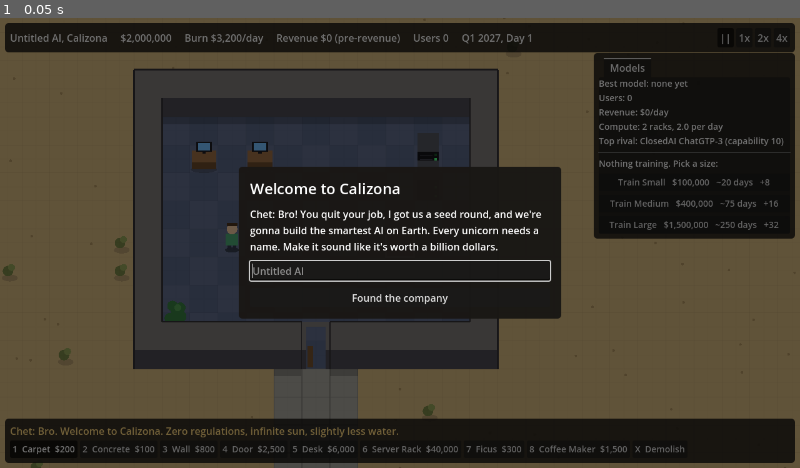
Above: before the commit, frame 1.
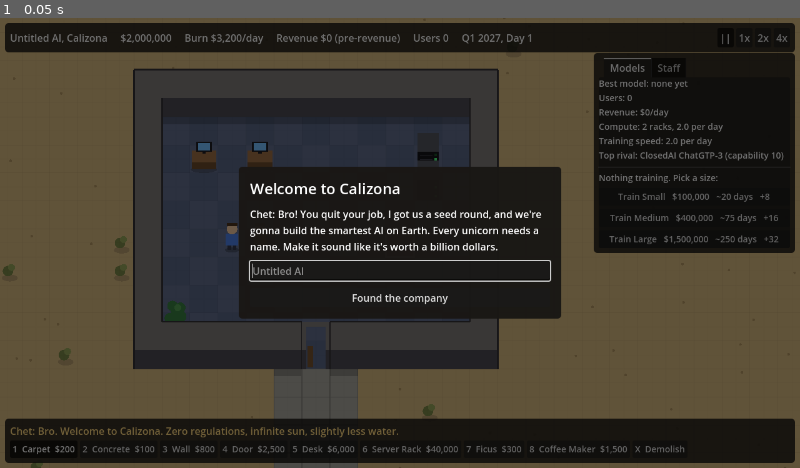
Above: after the commit, the same moment.

Repository: noahmvanderpol-source/AiTycoon
Game: Godot game, scene res://scenes/main.tscn
Two runs of this game, one before a commit and one after it. Both use one fixed random seed, a clock stepped at 60 frames per second and the inputs below.
Inputs:
- Up to frame 1 (0.05 s): no input

The runs differ from the first frame. In frame 1, 2.1% of the frame differs, in the area x 28-100%, y 10-53%.

Commit message:
Add hiring and job assignment for staff
The Staff tab hires Researchers, Engineers and Marketers and assigns
each a job. Staff claim a free desk or server rack, walk there and work;
research speeds up training, engineering adds compute and growth adds
users. Off-role work counts half.

Co-Authored-By: Claude Opus 5.5 (1M context) <noreply@anthropic.com>
Claude-Session: https://claude.ai/code/session_01TSwWZ7aWjsryxDYJgF42d6

Diff:
--- a/scripts/main.gd
+++ b/scripts/main.gd
@@ -1,6 +1,6 @@
 extends Node2D
 ## Starter map: a small pre-built office in the Calizona desert, plus a handful of
-## construction tools (Prison Architect style: you build, staff wander around).
+## construction tools (Prison Architect style: you build and assign jobs, staff do the rest).
 ## Server racks give compute, compute trains models, and models win users, who pay.
 
 const TILE := 32
@@ -11,7 +11,9 @@
 const PAN_SPEED := 700.0
 const SECONDS_PER_DAY := 900.0 / 91.0  # 15 real minutes per quarter at 1x
 const START_YEAR := 2027
-const SALARY_PER_DAY := 1200
+const FOUNDER_SALARY := 1200  # the founders took equity instead (the fools)
+const RECRUITER_FEE := 5000
+const SEVERANCE_DAYS := 5
 const RACK_POWER_PER_DAY := 400
 const REVENUE_PER_USER := 0.05  # dollars per user per day
 const WIN_CAPABILITY := 100
@@ -22,6 +24,24 @@
 	{"name": "Medium", "suffix": "Pro", "cost": 400_000, "work": 150.0, "gain": 16},
 	{"name": "Large", "suffix": "Ultra", "cost": 1_500_000, "work": 500.0, "gain": 32},
 ]
+
+# Who you can hire. A role decides salary and shirt; it does its matching job at full speed.
+const ROLES := {
+	"researcher": {"name": "Researcher", "salary": 1800, "shirt": Color(0.3, 0.5, 0.9)},
+	"engineer": {"name": "Engineer", "salary": 1400, "shirt": Color(0.95, 0.6, 0.2)},
+	"marketer": {"name": "Marketer", "salary": 1000, "shirt": Color(0.9, 0.4, 0.7)},
+}
+# Jobs you assign. at: what the job needs to work at. Anyone can do any job, at half speed off-role.
+const JOBS := {
+	"research": {"name": "Research", "at": "desk", "role": "researcher"},
+	"engineering": {"name": "Engineering", "at": "rack", "role": "engineer"},
+	"growth": {"name": "Growth", "at": "desk", "role": "marketer"},
+	"none": {"name": "Slack off", "at": "", "role": ""},
+}
+const JOB_ORDER := ["research", "engineering", "growth", "none"]
+const FIRST_NAMES := ["Brayden", "Priya", "Skyler", "Dmitri", "Kai", "Megan", "Tobias", "Aiko", "Jaxon",
+	"Fatima", "Chad", "Lena", "Rohan", "Sienna", "Mateo", "Zoe", "Gunnar", "Imani", "Theo", "Wren"]
+const NO_SEAT := Vector2i(-1, -1)
 
 # Rival labs follow a script: [day, lab, model, capability].
 const RIVAL_RELEASES := [
@@ -59,6 +79,8 @@
 	"Ficus plants boost morale by 0%. Investors love them though.",
 	"Revenue? We're pre-revenue. That's a vibe, not a problem.",
 	"More Server Racks means more compute means faster training. It's literally just math, bro.",
+	"Researchers at desks train models faster. Engineers babysit racks for extra compute. Marketers at desks get users.",
+	"Assign jobs in the Staff tab. You don't tell people what to do, you tell them what their job is. Leadership.",
 	"Users are revenue. Revenue is users. I learned that at Stanford. Well, near Stanford.",
 	"Right-click demolishes stuff. Like the old office culture. Disrupted.",
 	"Every door is an open door policy if you think about it.",
@@ -87,7 +109,7 @@
 var paint_tiles := {}
 var panning := false
 
-var staff := []  # [{pos, path, wait, shirt}]
+var staff := []  # [{name, role, job, salary, pos, path, wait, seat, spot, working, label}]
 var astar := AStarGrid2D.new()
 var rng := RandomNumberGenerator.new()
 var _day_timer := 0.0
@@ -107,6 +129,8 @@
 var train_label: Label
 var train_bar: ProgressBar
 var train_buttons := []
+var staff_label: Label
+var staff_list: VBoxContainer
 var modal: Control  # the open pop-up, if any; the game pauses under it
 var modal_button: Button
 var _speed_before_modal := 1
@@ -121,8 +145,8 @@
 	astar.diagonal_mode = AStarGrid2D.DIAGONAL_MODE_ONLY_IF_NO_OBSTACLES
 	astar.update()
 	_refresh_walkable()
-	for shirt in [Color(0.85, 0.35, 0.3), Color(0.3, 0.65, 0.45)]:
-		staff.append({"pos": _tile_center(Vector2i(27, 22)), "path": PackedVector2Array(), "wait": rng.randf_range(0.5, 2.0), "shirt": shirt})
+	_add_staff("researcher", _tile_center(Vector2i(27, 22)), FOUNDER_SALARY)
+	_add_staff("engineer", _tile_center(Vector2i(28, 22)), FOUNDER_SALARY)
 
 	camera = Camera2D.new()
 	camera.position = _tile_center(Vector2i(33, 22))
@@ -223,6 +247,7 @@
 	tabs.focus_mode = Control.FOCUS_NONE
 	side.add_child(tabs)
 	_build_models_tab()
+	_build_staff_tab()
 
 	cost_label = Label.new()
 	cost_label.add_theme_color_override("font_outline_color", Color.BLACK)
@@ -269,22 +294,92 @@
 
 func _update_models_tab() -> void:
 	var best := "none yet" if models.is_empty() else "%s (capability %d)" % [models.back().name, models.back().cap]
-	models_label.text = "Best model: %s\nUsers: %s\nRevenue: %s/day\nCompute: %d racks, %.1f per day\nTop rival: %s %s (capability %d)" % [
-		best, _num(int(users)), _money(revenue_today), _racks(), _compute_per_day(), rival[1], rival[2], rival[3]]
+	models_label.text = "Best model: %s\nUsers: %s\nRevenue: %s/day\nCompute: %d racks, %.1f per day\nTraining speed: %.1f per day\nTop rival: %s %s (capability %d)" % [
+		best, _num(int(users)), _money(revenue_today), _racks(), _compute_per_day(), _training_speed(), rival[1], rival[2], rival[3]]
 	var compute := _compute_per_day()
 	if training.is_empty():
 		train_label.text = "Nothing training. Pick a size:" if _racks() > 0 else "Build a Server Rack to train models."
 		train_bar.visible = false
 	else:
-		var days_left := "?" if compute <= 0.0 else str(ceili((training.work - training.done) / compute))
+		var days_left := "?" if compute <= 0.0 else str(ceili((training.work - training.done) / _training_speed()))
 		train_label.text = "Training %s (capability %d), %s days left" % [training.name, training.cap, days_left]
 		train_bar.visible = true
 		train_bar.value = 100.0 * training.done / training.work
 	for i in MODEL_SIZES.size():
 		var size: Dictionary = MODEL_SIZES[i]
-		var days := "?" if compute <= 0.0 else str(ceili(_train_work(i) / compute))
+		var days := "?" if compute <= 0.0 else str(ceili(_train_work(i) / _training_speed()))
 		train_buttons[i].text = "Train %s   %s   ~%s days   +%d" % [size.name, _money(_train_cost(i)), days, size.gain]
 		train_buttons[i].disabled = not training.is_empty() or _train_cost(i) > money or _racks() == 0
+
+
+func _build_staff_tab() -> void:
+	var box := _tab_box("Staff")
+	staff_label = _wrap_label(box)
+	for role in ROLES:
+		var b := Button.new()
+		b.text = "Hire %s   %s/day" % [ROLES[role].name, _money(ROLES[role].salary)]
+		b.focus_mode = Control.FOCUS_NONE
+		b.add_theme_font_size_override("font_size", 14)
+		b.pressed.connect(_hire.bind(role))
+		box.add_child(b)
+	box.add_child(HSeparator.new())
+	var scroll := ScrollContainer.new()
+	scroll.custom_minimum_size.y = 250
+	scroll.horizontal_scroll_mode = ScrollContainer.SCROLL_MODE_DISABLED
+	box.add_child(scroll)
+	staff_list = VBoxContainer.new()
+	staff_list.size_flags_horizontal = Control.SIZE_EXPAND_FILL
+	scroll.add_child(staff_list)
+	_rebuild_staff_list()
+
+
+func _rebuild_staff_list() -> void:
+	for c in staff_list.get_children():
+		c.queue_free()
+	for s in staff:
+		var row := HBoxContainer.new()
+		staff_list.add_child(row)
+		var dot := ColorRect.new()
+		dot.color = ROLES[s.role].shirt
+		dot.custom_minimum_size = Vector2(8, 30)
+		row.add_child(dot)
+		var l := Label.new()
+		l.add_theme_font_size_override("font_size", 12)
+		l.size_flags_horizontal = Control.SIZE_EXPAND_FILL
+		l.clip_text = true
+		row.add_child(l)
+		s.label = l
+		var opt := OptionButton.new()
+		opt.focus_mode = Control.FOCUS_NONE
+		opt.add_theme_font_size_override("font_size", 12)
+		for j in JOB_ORDER:
+			opt.add_item(JOBS[j].name)
+		opt.selected = JOB_ORDER.find(s.job)
+		opt.item_selected.connect(_set_job.bind(s))
+		row.add_child(opt)
+		var fire := Button.new()
+		fire.text = "Fire"
+		fire.focus_mode = Control.FOCUS_NONE
+		fire.add_theme_font_size_override("font_size", 12)
+		fire.tooltip_text = "Severance: %d days of salary" % SEVERANCE_DAYS
+		fire.pressed.connect(_fire.bind(s))
+		row.add_child(fire)
+
+
+func _update_staff_tab() -> void:
+	var payroll := 0
+	for s in staff:
+		payroll += s.salary
+		var status := "Slacking off"
+		if s.working:
+			status = "Working"
+		elif s.seat != NO_SEAT:
+			status = "Heading to work"
+		elif JOBS[s.job].at != "":
+			status = "Needs a free %s" % ("desk" if JOBS[s.job].at == "desk" else "server rack")
+		s.label.text = "%s, %s\n%s" % [s.name, ROLES[s.role].name, status]
+	staff_label.text = "%d staff, payroll %s/day\nWorking now: Research %.1f, Engineering %.1f, Growth %.1f" % [
+		staff.size(), _money(payroll), _workforce("research"), _workforce("engineering"), _workforce("growth")]
 
 
 # A centered pop-up that pauses the game until its button is pressed.
@@ -369,6 +464,7 @@
 	top_label.text = "%s, Calizona     %s     Burn %s/day     %s     Users %s     Q%d %d, Day %d" % [
 		company, _money(money), _money(burn), revenue, _num(int(users)), q % 4 + 1, START_YEAR + q / 4, (day - 1) % 91 + 1]
 	_update_models_tab()
+	_update_staff_tab()
 
 
 func _num(v: int) -> String:
@@ -596,7 +692,10 @@
 
 
 func _daily_burn() -> int:
-	return staff.size() * SALARY_PER_DAY + _racks() * RACK_POWER_PER_DAY
+	var payroll := 0
+	for s in staff:
+		payroll += s.salary
+	return payroll + _racks() * RACK_POWER_PER_DAY
 
 
 # --- Models, users and rivals ------------------------------------------------
@@ -617,8 +716,14 @@
 	return n
 
 
+# Each engineer tending a rack adds half a rack's worth of compute.
 func _compute_per_day() -> float:
-	return float(_racks())
+	return _racks() + 0.5 * _workforce("engineering")
+
+
+# Researchers make every unit of compute count for more.
+func _training_speed() -> float:
+	return _compute_per_day() * (1.0 + 0.25 * _workforce("research"))
 
 
 func _best_cap() -> int:
@@ -651,7 +756,7 @@
 func _tick_training() -> void:
 	if training.is_empty():
 		return
-	training.done += _compute_per_day()
+	training.done += _training_speed()
 	if training.done < training.work:
 		return
 	models.append({"name": training.name, "cap": training.cap, "day": day})
@@ -665,8 +770,9 @@
 	var cap := _best_cap()
 	if cap == 0:
 		return 0.0
-	# More capable models attract more users, and losing to the best rival costs share.
-	return 2500.0 * pow(cap, 1.5) * clampf(float(cap) / rival[3], 0.3, 1.5)
+	# More capable models attract more users, losing to the best rival costs share,
+	# and marketers find more people to sell to.
+	return 2500.0 * pow(cap, 1.5) * clampf(float(cap) / rival[3], 0.3, 1.5) * (1.0 + 0.2 * _workforce("growth"))
 
 
 func _tick_users() -> void:
@@ -700,6 +806,93 @@
 	_refresh_walkable()
 	for s in staff:
 		s.path = PackedVector2Array()
+		s.working = false
+		# Lose the workstation if it was demolished or its spot got blocked.
+		if s.seat != NO_SEAT and (objects.get(s.seat) != JOBS[s.job].at or not _walkable(s.spot)):
+			s.seat = NO_SEAT
+
+
+func _add_staff(role: String, pos: Vector2, salary: int) -> void:
+	var taken := staff.map(func(s): return s.name)
+	var name := ""
+	for i in 20:
+		name = "%s %s." % [FIRST_NAMES[rng.randi() % FIRST_NAMES.size()], char(65 + rng.randi() % 26)]
+		if not taken.has(name):
+			break
+	var job := ""
+	for j in JOBS:
+		if JOBS[j].role == role:
+			job = j
+	staff.append({"name": name, "role": role, "job": job, "salary": salary, "pos": pos,
+		"path": PackedVector2Array(), "wait": rng.randf_range(0.5, 2.0), "seat": NO_SEAT,
+		"spot": NO_SEAT, "working": false, "label": null})
+
+
+func _hire(role: String) -> void:
+	if money < RECRUITER_FEE:
+		_chet("We can't even afford the recruiter, bro. Ramen budget.")
+		return
+	money -= RECRUITER_FEE
+	var door := Vector2i(30, 30)
+	var spots := floor_tiles.keys().filter(_walkable)
+	var at: Vector2i = door if _walkable(door) or spots.is_empty() else spots[rng.randi() % spots.size()]
+	_add_staff(role, _tile_center(at), ROLES[role].salary)
+	_rebuild_staff_list()
+	_chet(["Got us a researcher. PhD in something. Didn't read the thesis. Vibes were right.",
+		"New engineer. Says she can make the racks go brrr. I believe her.",
+		"Hired a marketer. He's already called our model 'basically sentient'. Legally risky, emotionally correct."][ROLES.keys().find(role)])
+
+
+func _fire(s: Dictionary) -> void:
+	money -= s.salary * SEVERANCE_DAYS
+	staff.erase(s)
+	_rebuild_staff_list()
+	_chet("%s has been offboarded. I told them it's not a layoff, it's a 'talent release'." % s.name)
+
+
+func _set_job(index: int, s: Dictionary) -> void:
+	s.job = JOB_ORDER[index]
+	s.seat = NO_SEAT
+	s.working = false
+	s.path = PackedVector2Array()
+	s.wait = 0.0
+
+
+# How much work a job is getting right now: one per person at their station, half if off-role.
+func _workforce(job: String) -> float:
+	var n := 0.0
+	for s in staff:
+		if s.working and s.job == job:
+			n += 1.0 if s.role == JOBS[job].role else 0.5
+	return n
+
+
+# Where someone stands to use a desk or rack: a free walkable neighbor, front side first.
+func _station_spot(t: Vector2i, kind: String) -> Vector2i:
+	var sides := [Vector2i.UP, Vector2i.LEFT, Vector2i.RIGHT, Vector2i.DOWN] if kind == "desk" \
+		else [Vector2i.DOWN, Vector2i.LEFT, Vector2i.RIGHT, Vector2i.UP]
+	for d in sides:
+		var spot: Vector2i = t + d
+		if _walkable(spot) and not staff.any(func(o): return o.spot == spot and o.seat != NO_SEAT):
+			return spot
+	return NO_SEAT
+
+
+func _find_station(s: Dictionary, here: Vector2i) -> void:
+	var kind: String = JOBS[s.job].at
+	var best_len := 1 << 30
+	for t in objects:
+		if objects[t] != kind or staff.any(func(o): return o.seat == t):
+			continue
+		var spot := _station_spot(t, kind)
+		if spot == NO_SEAT:
+			continue
+		var path := astar.get_id_path(here, spot)
+		if (path.is_empty() and here != spot) or path.size() >= best_len:
+			continue
+		best_len = path.size()
+		s.seat = t
+		s.spot = spot
 
 
 func _update_staff(delta: float) -> void:
@@ -710,10 +903,22 @@
 			s.pos = _tile_center(spots[rng.randi() % spots.size()])  # got walled in; nudge them out
 			continue
 		if s.path.is_empty():
+			if s.seat != NO_SEAT and here == s.spot:
+				s.working = true
+				continue
+			s.working = false
 			s.wait -= delta
-			if s.wait <= 0.0 and not spots.is_empty():
+			if s.wait > 0.0:
+				continue
+			s.wait = rng.randf_range(1.0, 4.0)
+			if JOBS[s.job].at != "" and s.seat == NO_SEAT:
+				_find_station(s, here)
+			if s.seat != NO_SEAT:
+				s.path = astar.get_point_path(here, s.spot)
+				if s.path.is_empty():
+					s.seat = NO_SEAT
+			elif not spots.is_empty():
 				s.path = astar.get_point_path(here, spots[rng.randi() % spots.size()])
-				s.wait = rng.randf_range(1.0, 4.0)
 			continue
 		var target: Vector2 = s.path[0]
 		s.pos = s.pos.move_toward(target, 60.0 * delta)
@@ -787,7 +992,7 @@
 			if item is Dictionary and item.has("sub"):
 				call("_draw_" + sub_objects[item.sub], Vector2(item.sub) * SUB)
 			elif item is Dictionary:
-				_draw_person(item.pos, item.shirt)
+				_draw_staff(item)
 			elif wall_tiles.get(item) == "wall":
 				_draw_wall(item)
 			elif wall_tiles.has(item):
@@ -900,6 +1105,20 @@
 	draw_rect(Rect2(p + Vector2(10, -3), Vector2(2, 2)), Color(1, 0.25, 0.2) if int(_time * 2) % 2 == 0 else Color(0.4, 0.1, 0.1))
 
 
+func _draw_staff(s: Dictionary) -> void:
+	var at_desk: bool = s.working and objects.get(s.seat) == "desk"
+	# At a desk they sit down behind it, so the desk (drawn after) hides their legs.
+	var pos: Vector2 = s.pos + (Vector2(0, 10) if at_desk else Vector2.ZERO)
+	_draw_person(pos, ROLES[s.role].shirt)
+	if s.working:
+		# A little "busy" bubble with dots that tick along.
+		var c := pos + Vector2(10, -38)
+		draw_rect(Rect2(c, Vector2(16, 9)), Color(1, 1, 1, 0.9))
+		var n := int(_time * 3.0 + s.pos.x) % 4
+		for i in mini(n, 3):
+			draw_rect(Rect2(c + Vector2(3 + i * 4, 4), Vector2(2, 2)), Color(0.15, 0.15, 0.2))
+
+
 func _draw_person(pos: Vector2, shirt: Color) -> void:
 	var feet := pos + Vector2(0, 8)
 	_ellipse(feet, 8, 3, Color(0, 0, 0, 0.25))
Not shown, changed: README.md
